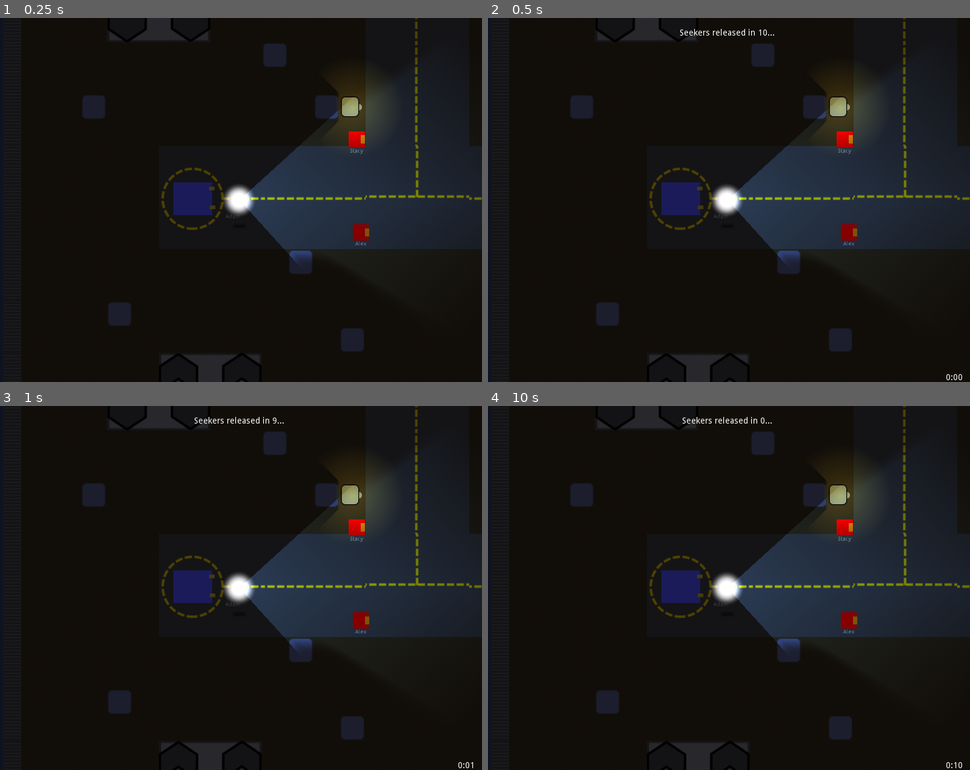
Above: before the commit, frames 1-4 (two rows, left to right).
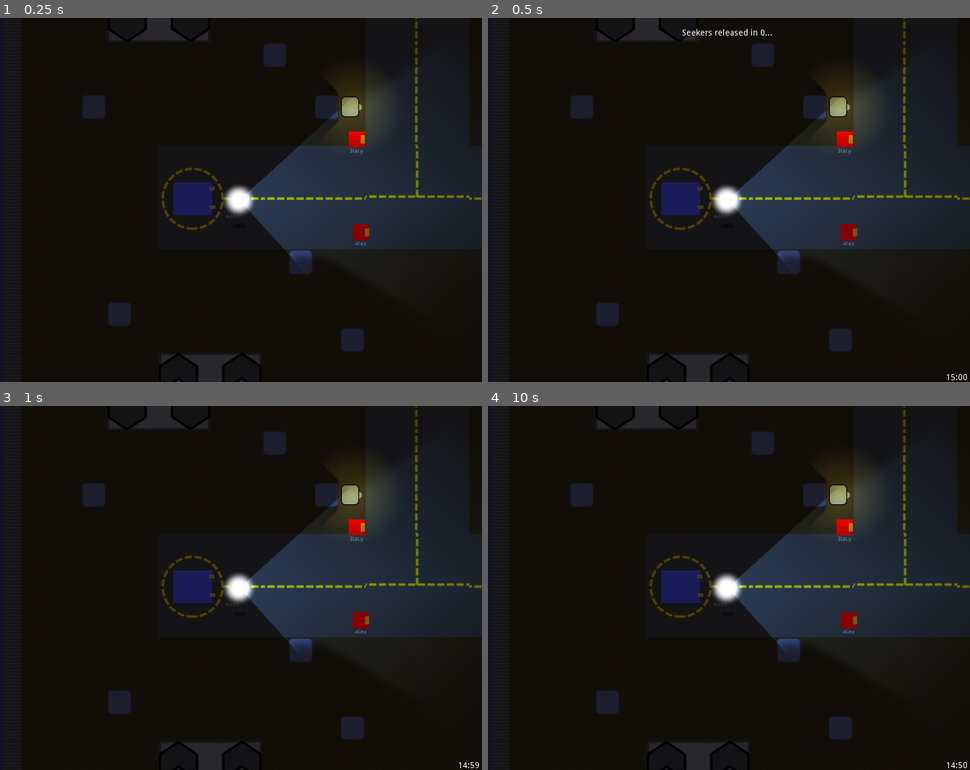
Above: after the commit, the same moments.

Repository: FugitiveTheGame/Fugitive
Game: Godot game, scene res://maps/map_01/Map_01_dev.tscn
Same seed, same stepped clock (60 frames per second), same inputs: the game is played once before the commit and once after it. This scene is started directly instead of the project's main scene.
Inputs:
- Up to frame 1 (0.25 s): no input
- Up to frame 2 (0.5 s): no input
- Up to frame 3 (1 s): hold Right (ui_right) from 0.53 s (still down); hold H (car_horn) from 0.53 s (still down)
- Up to frame 4 (10 s): tap Enter at 1.25, 2.75, 4.25 s; release Right (ui_right) at 1.28 s; release H (car_horn) at 1.28 s; hold Down (ui_down) 1.28-2.03 s; tap Shift (sprint) at 1.35, 5.85 s; tap Space at 2, 3.5, 5 s; hold Right (ui_right) 2.03-2.78 s; hold E (use) 2.03-2.78 s; hold Up (ui_up) 2.78-3.53 s; tap H (car_horn) at 2.85, 7.35 s; hold Shift (sprint) 3.53-4.28 s; hold Left (ui_left) 3.53-5.03 s; tap E (use) at 4.35, 8.85 s; hold Down (ui_down) 5.03-5.78 s; hold H (car_horn) 5.03-5.78 s; hold Right (ui_right) 5.78-6.53 s; hold Up (ui_up) 6.53-7.28 s; hold E (use) 6.53-7.28 s; hold Right (ui_right) 7.28-8.03 s; hold Down (ui_down) 8.03-8.78 s; hold Shift (sprint) 8.03-8.78 s; hold Left (ui_left) 8.78-9.53 s; hold Up (ui_up) from 9.53 s (still down); hold H (car_horn) from 9.53 s (still down)

Frame 1 is identical in both runs. In frame 2, 0.2% of the frame differs, in the area x 39-100%, y 3-100%; in frame 3, 0.2%; in frame 4, 0.2%.
Error in both runs: Assertion failed. (res://maps/map_01/Map_01_dev.gd:29)

Commit message:
Game timer now ends the game and wins for the Seekers
This should prevent Hiders from just sitting still

Diff:
--- a/maps/base/BaseMap.gd
+++ b/maps/base/BaseMap.gd
@@ -3,6 +3,7 @@
 onready var players := $players
 onready var gracePeriodTimer := $GracePeriodTimer
 onready var winZone : Area2D = $WinZone
+onready var gameTimer := $GameTimer
 onready var gameTimerLabel := $UiLayer/GameTimerLabel
 
 var gameOver : bool = false
@@ -10,8 +11,6 @@
 var currentPlayer: Player
 
 var players_done = []
-
-var gameStartedAt: int
 
 func _ready():
 	assert(Network.connect("player_removed", self, "player_removed") == OK)
@@ -112,24 +111,26 @@
 		$UiLayer/GameStartLabel.text = "Starting in %d" % sec
 
 func updateGameTimer():
-	var secondsSoFar = OS.get_system_time_secs() - gameStartedAt
-
-	var minutesSoFar = secondsSoFar / 60
-	var remainingSeconds = secondsSoFar - (minutesSoFar * 60)
-
-	gameTimerLabel.text = "%d:%02d" % [minutesSoFar, remainingSeconds]
+	if not gameTimer.is_stopped():
+		var secondsLeft: int = gameTimer.time_left as int
+		secondsLeft = max(secondsLeft, 0.0) as int
+
+		var minutesLeft: int = secondsLeft / 60
+		var remainingSeconds: int = secondsLeft - (minutesLeft * 60)
+
+		gameTimerLabel.text = "%d:%02d" % [minutesLeft, remainingSeconds]
 
 func checkForFoundHiders():
-	var localPlayer = Network.get_current_player()
-
 	var seekers = get_tree().get_nodes_in_group(Groups.SEEKERS)
 	var hiders = get_tree().get_nodes_in_group(Groups.HIDERS)
 	var lights = get_tree().get_nodes_in_group(Groups.LIGHTS)
 
+	var curPlayerType = currentPlayer._get_player_type()
+
 	# Process each hider, find if any have been seen
 	for hider in hiders:
 		# Re-hide Hiders every frame for Seekers
-		if (localPlayer.type == Network.PlayerType.Seeker):
+		if (curPlayerType == Network.PlayerType.Seeker):
 			if not hider.frozen:
 				hider.current_visibility = 0.0
 			# Frozen Hiders should always be vizible to Seekers
@@ -168,6 +169,8 @@
 remotesync func end_game(seekersWon: bool):
 	self.gameOver = true
 
+	gameTimer.stop()
+
 	for child in players.get_children():
 		players.remove_child(child)
 
@@ -201,7 +204,7 @@
 func _on_GameStartTimer_timeout():
 	$UiLayer/GameStartLabel.hide()
 
-	gameStartedAt = OS.get_system_time_secs()
+	gameTimer.start()
 	gameTimerLabel.show()
 	updateGameTimer()
 
@@ -211,3 +214,7 @@
 	currentPlayer.set_current_player()
 
 	SignalManager.emit_game_start()
+
+func _on_GameTimer_timeout():
+	if get_tree().is_network_server():
+		rpc('end_game', true)
--- a/maps/base/BaseMap.tscn
+++ b/maps/base/BaseMap.tscn
@@ -70,14 +70,27 @@
 rotation = -1.57079
 shape = SubResource( 1 )
 
-[node name="GracePeriodTimer" type="Timer" parent="."]
-wait_time = 10.0
-one_shot = true
-
 [node name="GameStartTimer" type="Timer" parent="."]
 wait_time = 5.0
 one_shot = true
 autostart = true
+__meta__ = {
+"_editor_description_": "Warm up time, everyone gets to look at the map, and get ready."
+}
+
+[node name="GracePeriodTimer" type="Timer" parent="."]
+wait_time = 10.0
+one_shot = true
+__meta__ = {
+"_editor_description_": "Seekers are held captive for this ammount of time. Lets hiders get a head start."
+}
+
+[node name="GameTimer" type="Timer" parent="."]
+wait_time = 900.0
+one_shot = true
+__meta__ = {
+"_editor_description_": "If this timer expires, the hiders lose."
+}
 
 [node name="UiLayer" type="CanvasLayer" parent="."]
 
@@ -160,6 +173,7 @@
 [node name="PregameCamera" type="Camera2D" parent="."]
 position = Vector2( 2254.28, -1885.59 )
 zoom = Vector2( 10, 10 )
+[connection signal="timeout" from="GameStartTimer" to="." method="_on_GameStartTimer_timeout"]
 [connection signal="timeout" from="GracePeriodTimer" to="." method="_on_GracePeriodTimer_timeout"]
-[connection signal="timeout" from="GameStartTimer" to="." method="_on_GameStartTimer_timeout"]
+[connection signal="timeout" from="GameTimer" to="." method="_on_GameTimer_timeout"]
 [connection signal="pressed" from="UiLayer/GameOverDialog/VBoxContainer/BackToLobbyButton" to="." method="_on_BackToLobbyButton_pressed"]
--- a/maps/map_01/Map_01_dev.gd
+++ b/maps/map_01/Map_01_dev.gd
@@ -29,8 +29,6 @@
 	assert(peer.create_server(Network.DEFAULT_PORT, Network.MAX_PLAYERS) == OK)
 	get_tree().set_network_peer(peer)
 
-	self.gracePeriodTimer.wait_time = 0.5
-
 	rpc("post_configure_game")
 
 func pre_configure_game():
--- a/maps/map_01/Map_01_dev.tscn
+++ b/maps/map_01/Map_01_dev.tscn
@@ -23,5 +23,8 @@
 position = Vector2( 490, 240 )
 playerName = "Stacy"
 
+[node name="GracePeriodTimer" parent="." index="5"]
+wait_time = 0.5
+
 [node name="GameStartTimer" parent="." index="6"]
 wait_time = 0.5
--- a/project.godot
+++ b/project.godot
@@ -73,6 +73,7 @@
 [debug]
 
 gdscript/warnings/return_value_discarded=false
+gdscript/warnings/integer_division=false
 
 [display]
 
